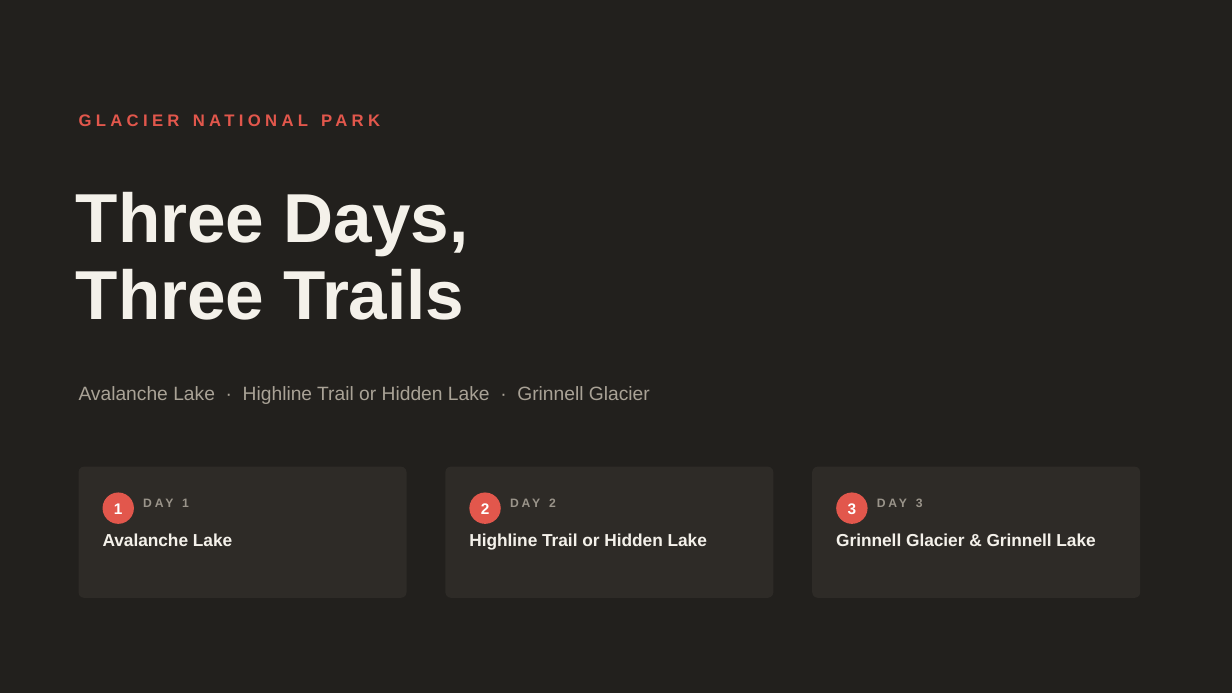
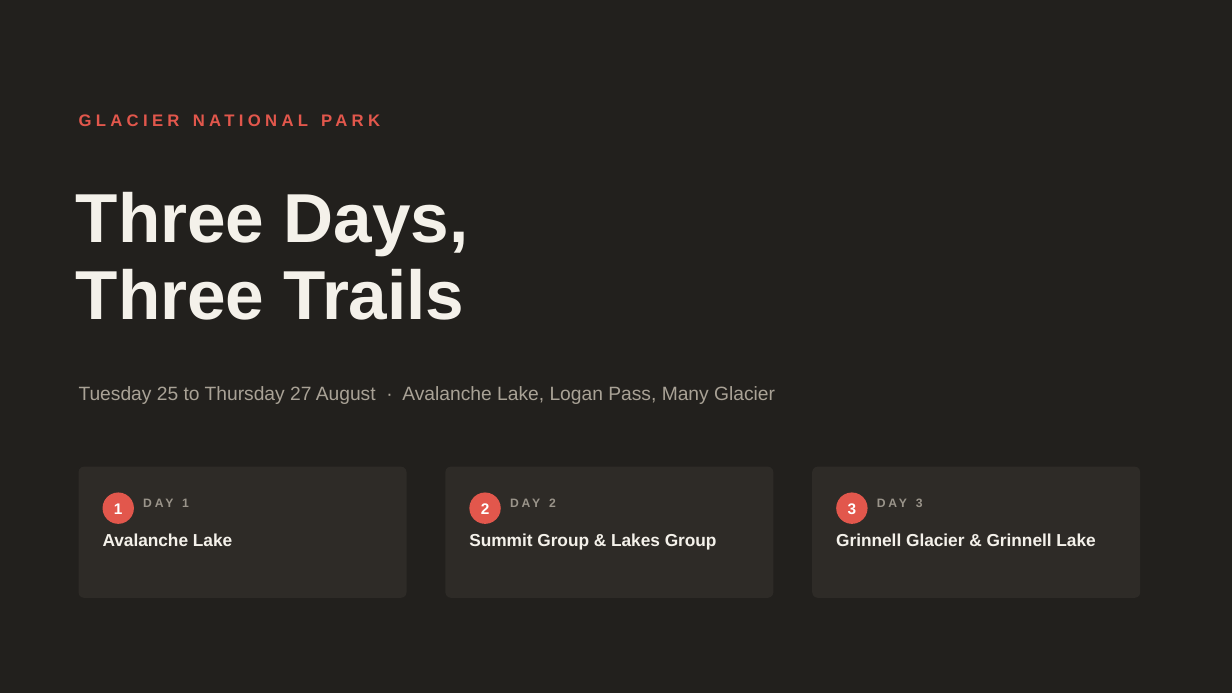
Before and after one commit to ananatalie828-prog/paper-trail, a slide deck: slide 1 of hikes/slides/glacier-hikes.pptx. Drawn at 1232x693 pixels with LibreOffice and Linux fonts; fonts in the diff are those of the drawing. Boxes give left, top, right and bottom in pixels: in the first picture for what was removed or moved away, otherwise in the second. Text is boxed around its words. In the diff, an @@ line names an element or a change of style, - is before the commit and + after.

```diff
--- a/hikes/slides/glacier-hikes.pptx
+++ b/hikes/slides/glacier-hikes.pptx
@@ text at (x1=79, y1=386, x2=775, y2=404): text changed @@
-Avalanche Lake · Highline Trail or Hidden Lake · Grinnell Glacier
+Tuesday 25 to Thursday 27 August · Avalanche Lake, Logan Pass, Many Glacier
@@ text at (x1=469, y1=533, x2=717, y2=550): text changed @@
-Highline Trail or Hidden Lake
+Summit Group & Lakes Group
```
Also in this commit, not shown: 5 other slides changed, 19 other files.
